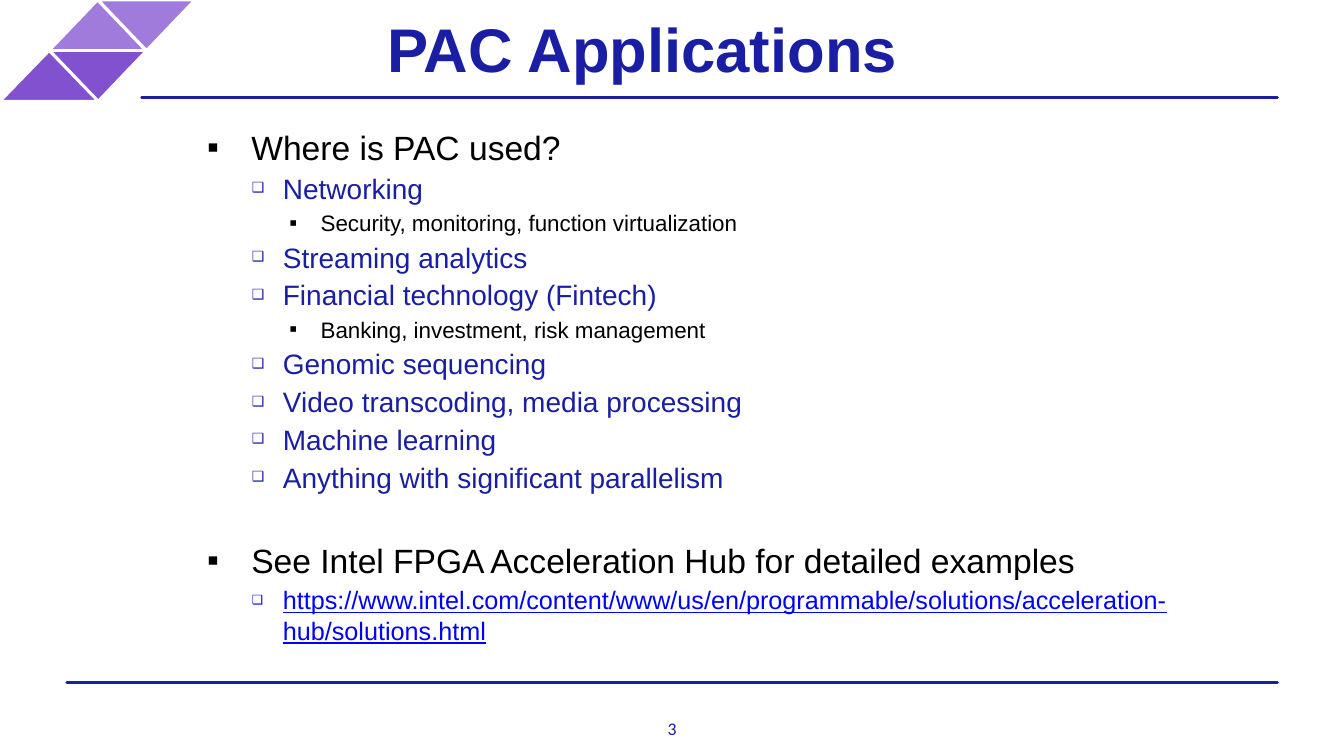
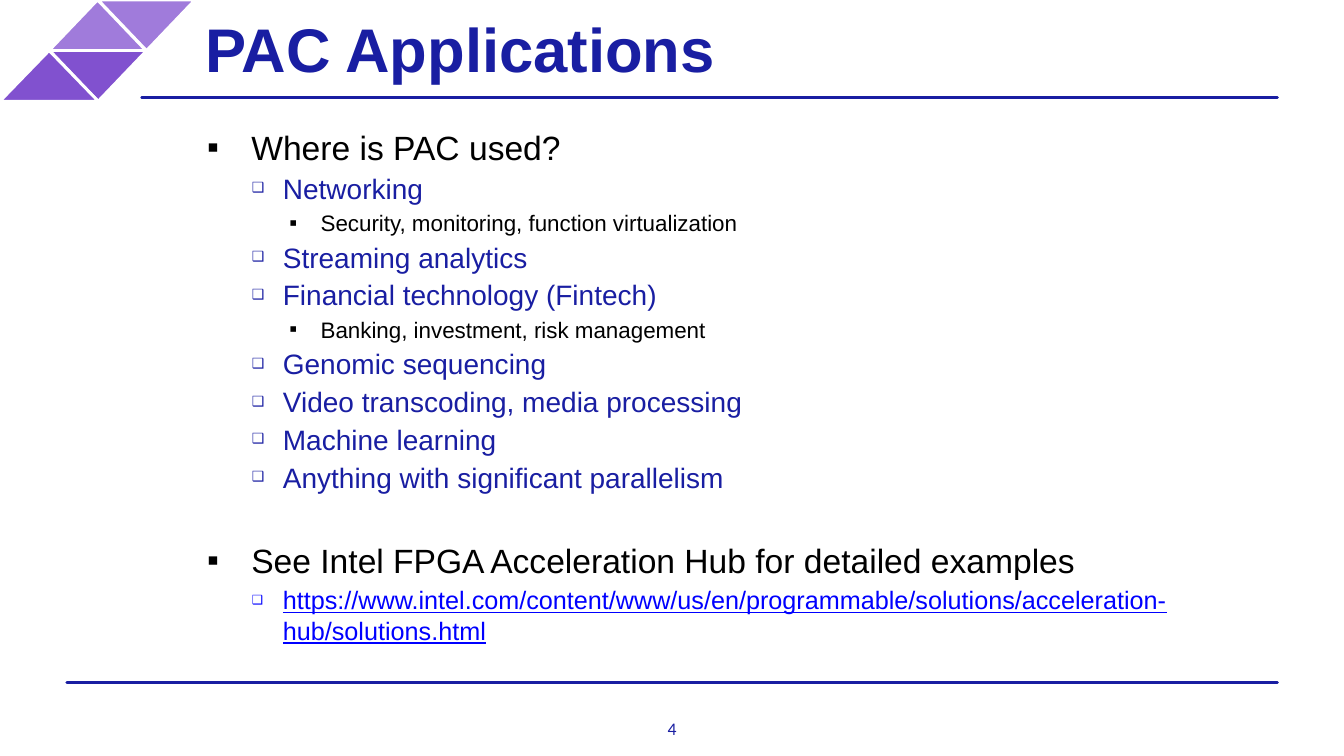
Before and after one commit to ARC-Lab-UF/intel-training-modules, a slide deck: slide 4 of intel_pac_overview.pptx (slide 3 before the commit). Drawn at 1344x756 pixels with LibreOffice and Linux fonts; fonts in the diff are those of the drawing; background and template pictures are left out. Boxes give left, top, right and bottom in pixels: in the first picture for what was removed or moved away, otherwise in the second. Text is boxed around its words. In the diff, an @@ line names an element or a change of style, - is before the commit and + after.

```diff
--- a/intel_pac_overview.pptx
+++ b/intel_pac_overview.pptx
@@ title "PAC Applications": place and size @@
-title "PAC Applications" at <box>387,27,897,84</box>
+title "PAC Applications" at <box>205,27,715,84</box>
@@ page number at <box>668,723,677,735</box>: text changed @@
-3
+4
```
Also in this commit, not shown: 6 other slides changed, 1 slide added.
